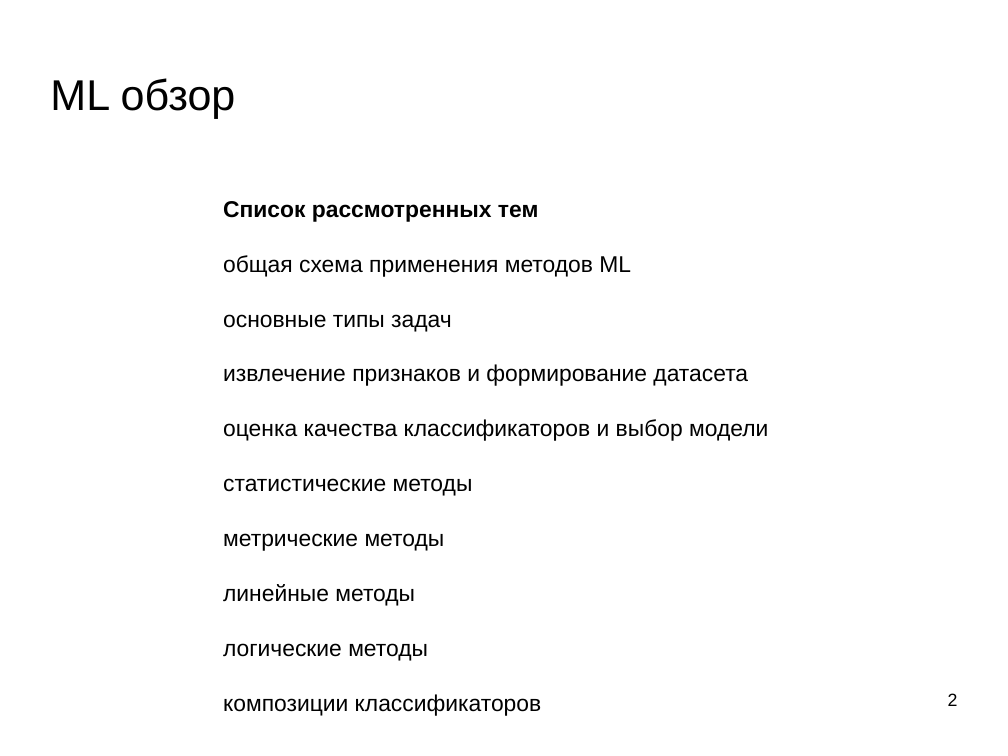
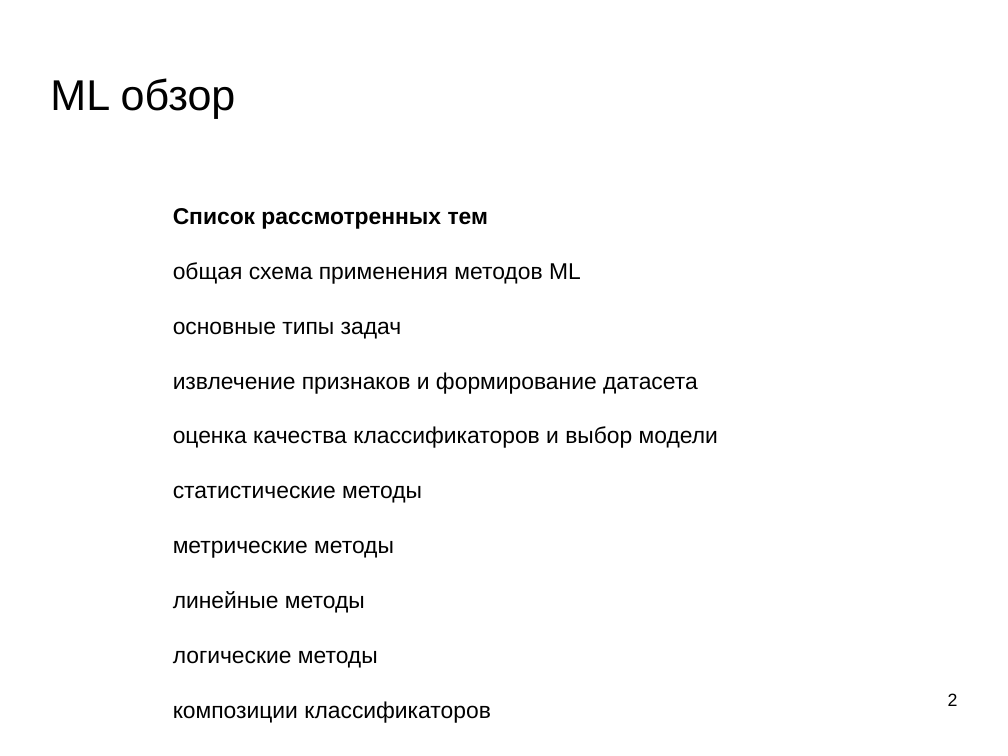
Before and after one commit to mechanoid5/ml_lectorium_legacy, a slide deck: slide 2 of 15-conclusion.odp. Drawn at 1008x756 pixels with LibreOffice and Linux fonts; fonts in the diff are those of the drawing; background and template pictures are left out. Boxes give left, top, right and bottom in pixels: in the first picture for what was removed or moved away, otherwise in the second. Text is boxed around its words. In the diff, an @@ line names an element or a change of style, - is before the commit and + after.

```diff
--- a/15-conclusion.odp
+++ b/15-conclusion.odp
@@ text "Список рассмотренных тем": place and size @@
-text "Список рассмотренных тем" at (223,201,768,661)
+text "Список рассмотренных тем" at (173,208,718,668)
```
Also in this commit, not shown: 9 other slides changed, 4 other files.
